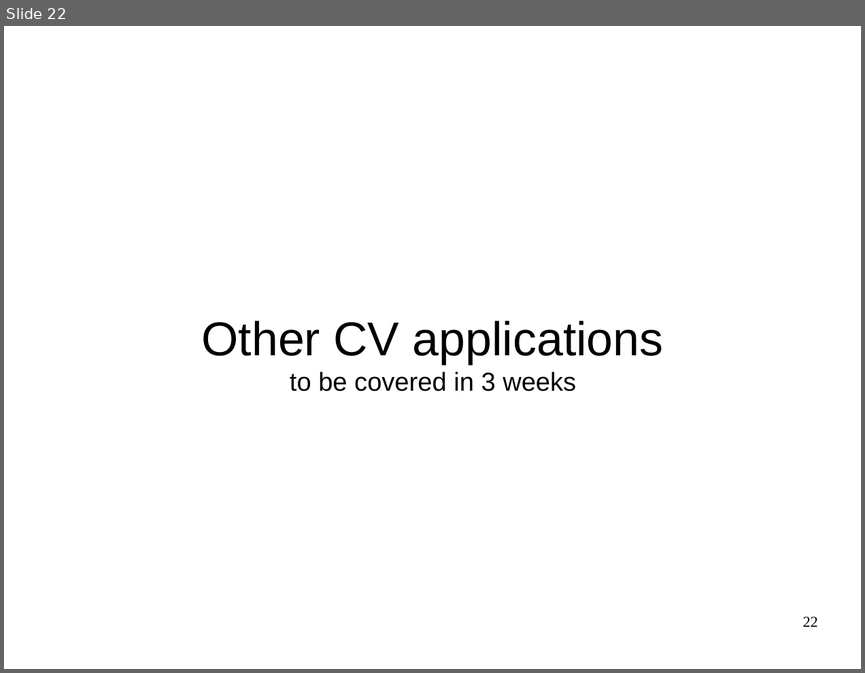
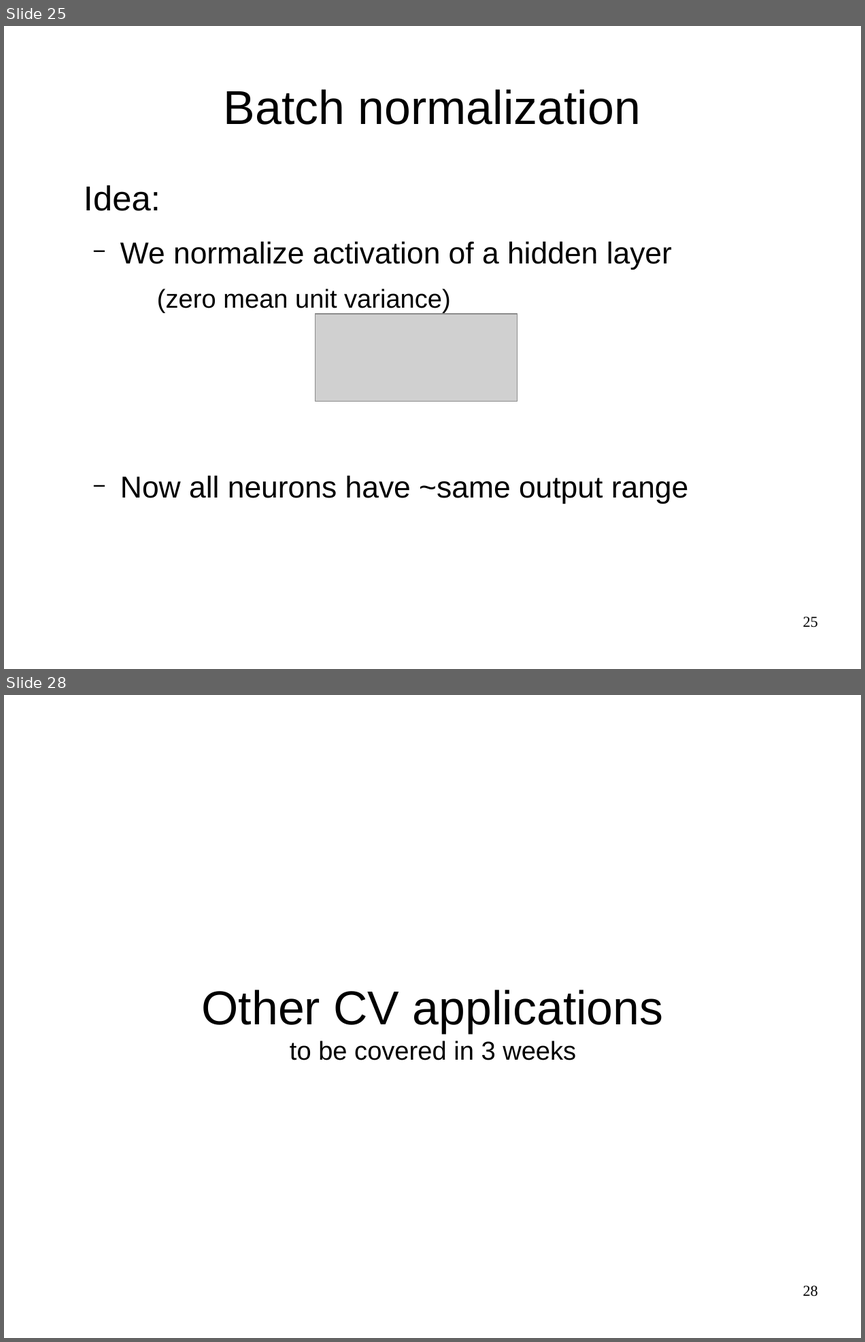
Before and after one commit to yandexdataschool/Practical_DL, a slide deck: week2/lecture2.odp. Shown one above the other, each under a label of ours: slide 22 before the commit, slides 25 and 28 after it; the slides between them are not shown. The pictures are 865x673 and 865x1342 pixels, drawn with LibreOffice and Linux fonts; fonts in the diff are those of the drawing; grey boxes stand for pictures. Boxes give left, top, right and bottom in pixels: in the first picture for what was removed or moved away, otherwise in the second. Text is boxed around its words. In the diff, an @@ line names an element or a change of style, - is before the commit and + after.

```diff
--- a/week2/lecture2.odp
+++ b/week2/lecture2.odp
@@ slide 25 added at [4, 26, 861, 669], background #FFFFFF @@
@@ title added at [224, 89, 640, 125], 44 pt, text #000000 @@
+Batch normalization
@@ text added at [84, 185, 689, 504], 28 pt, text #000000 @@
+Idea:
+  − We normalize activation of a hidden layer
+    (zero mean unit variance)
+  − Now all neurons have ~same output range
@@ picture added at [315, 314, 517, 401] @@
@@ page number added at [803, 616, 818, 627], 14 pt, text #000000 @@
+25
@@ what was slide 22 is now slide 28 @@
@@ page number at [803, 1285, 818, 1296]: text changed @@
-22
+28
```
Also in this commit, not shown: 5 slides changed, 5 other slides added, 1 other file.
